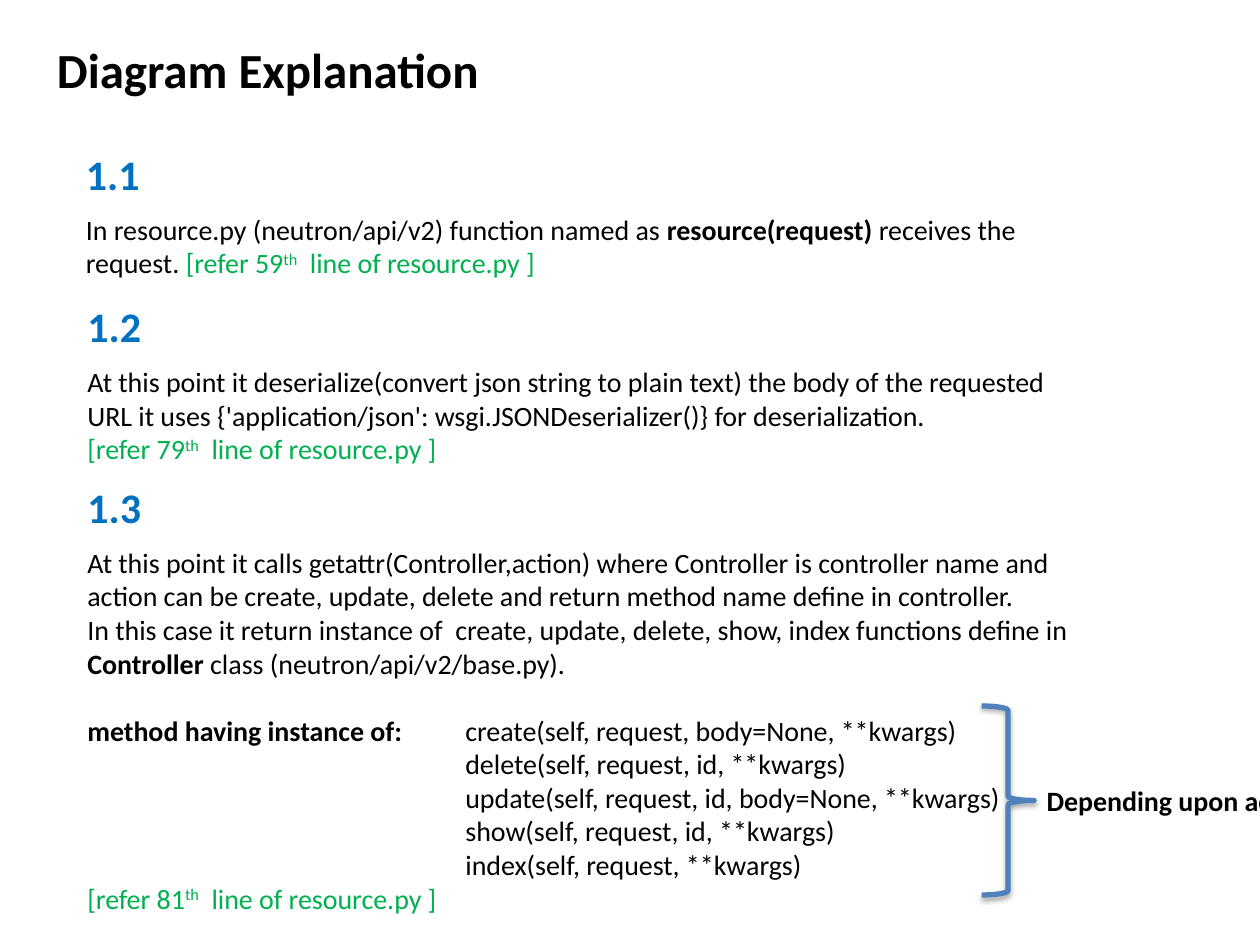
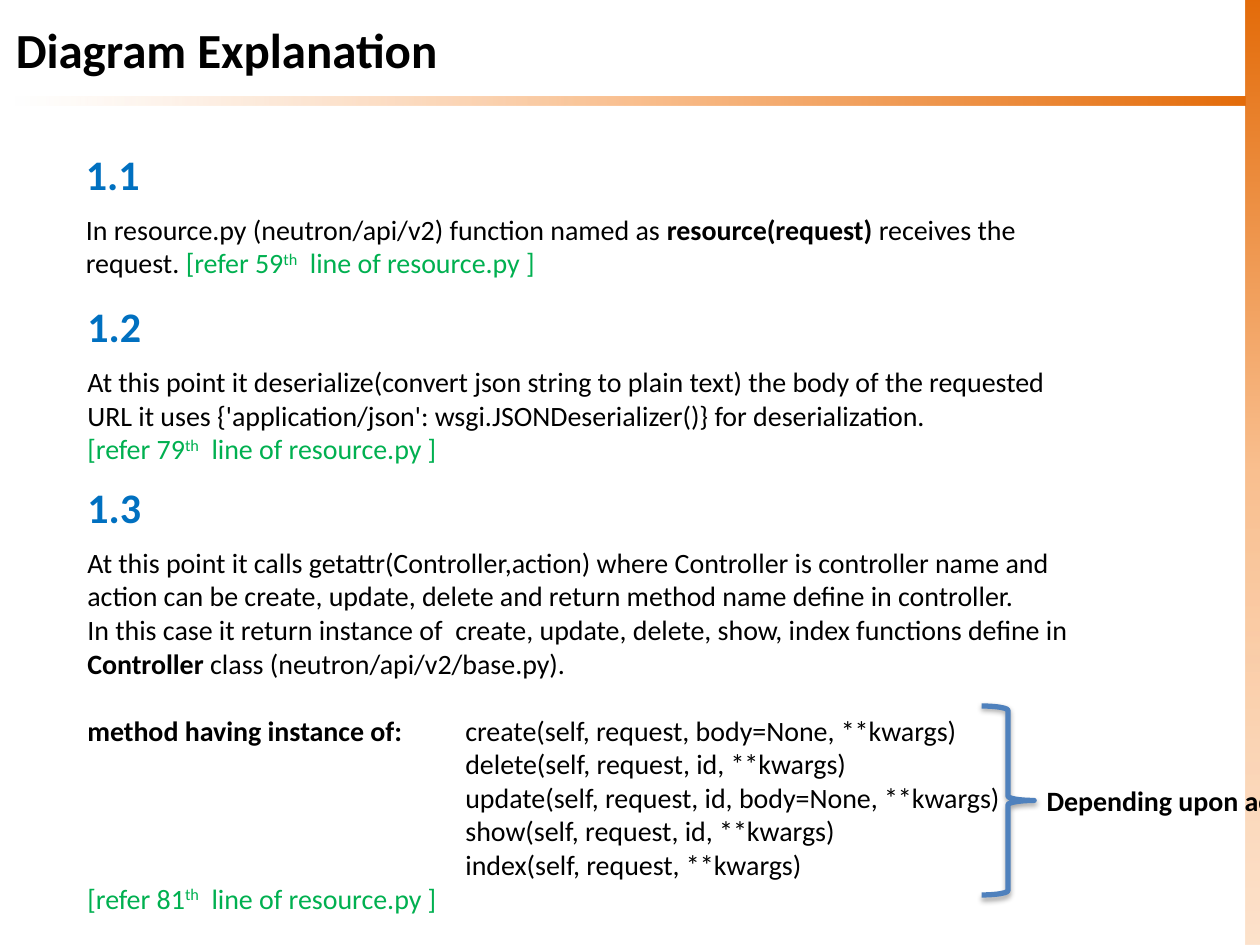
Before and after one commit to sknrao/openstack-neutron-revengg, a slide deck: slide 20 of OS-Neutron-WSGI.pptx (slide 19 before the commit). Drawn at 1260x945 pixels with LibreOffice and Linux fonts; fonts in the diff are those of the drawing. Boxes give left, top, right and bottom in pixels: in the first picture for what was removed or moved away, otherwise in the second. Text is boxed around its words. In the diff, an @@ line names an element or a change of style, - is before the commit and + after.

Commit message:
Updated WSGI Slide with Theme
Updating the theme and basic modifications to some slides to restrict
data within slide boundaries

```diff
--- a/OS-Neutron-WSGI.pptx
+++ b/OS-Neutron-WSGI.pptx
@@ title "Diagram Explanation": place and size @@
-title "Diagram Explanation" at <box>57,53,479,97</box>
+title "Diagram Explanation" at <box>16,33,437,77</box>
@@ title "Diagram Explanation" at <box>16,33,437,77</box>: alignment centre to left @@
@@ rectangle added at <box>1245,0,1260,945</box>, fill gradient #E46C0A to #FAC090 to #FCD5B5 @@
@@ rectangle added at <box>15,97,1245,106</box>, fill gradient #E46C0A to #FAC090 to #FCD5B5 @@
```
Also in this commit, not shown: 24 other slides changed, 1 slide added.
